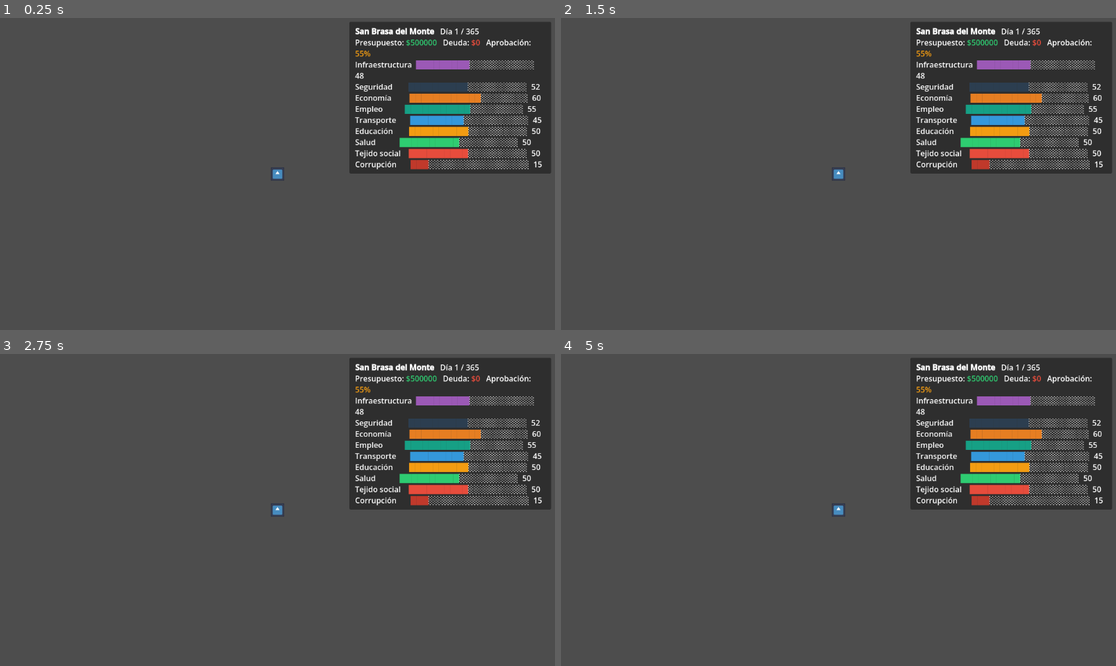
Above: before the commit, frames 1-4 (two rows, left to right).
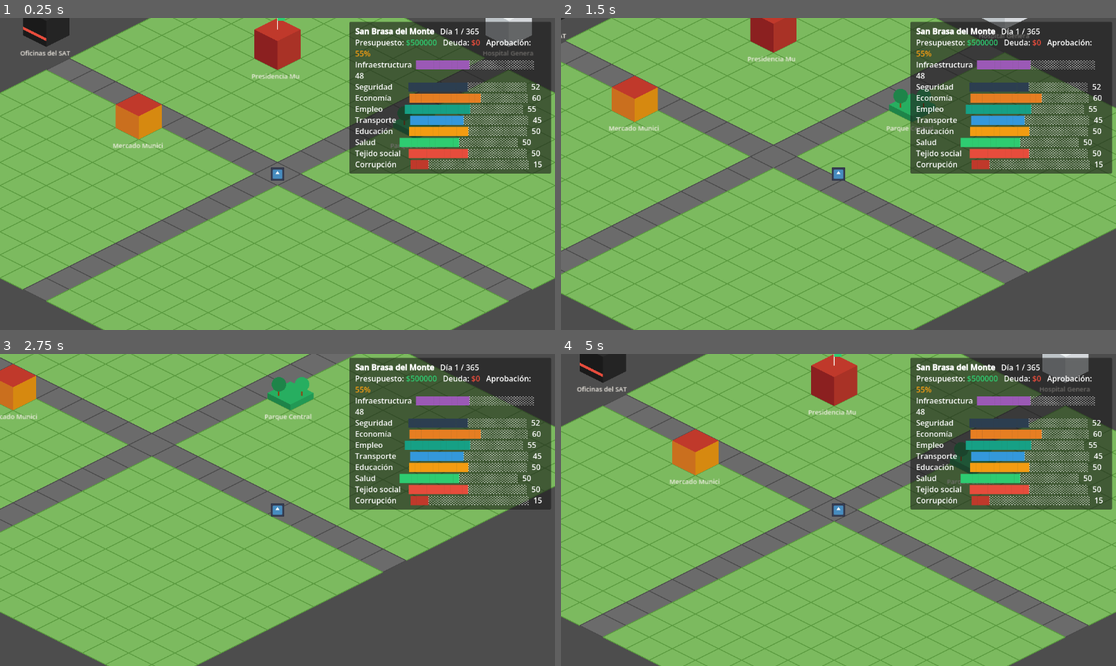
Above: after the commit, the same moments.

Repository: Edmex22/JUEGO-DEL-bajiO
Game: Godot game, scene res://main.tscn
The game is run twice, just before and just after one commit, with the same random seed, the same clock (stepped at 60 frames per second) and the same inputs. The engine's default icon, where the game draws it, is replaced by a stand-in: a white triangle on a blue panel in a dark square.
Inputs (mouse positions are in pixels of both pictures, inside the frame that each line leads up to):
- Up to frame 1 (0.25 s): no input
- Up to frame 2 (1.5 s): tap Enter at 0.5 s; move the mouse to (960, 158) at 0.52 s; hold D (move_right) 0.53-1.28 s; tap E (interact) at 0.6, 1.35 s; move the mouse to (727, 189) at 1.27 s; hold S (move_down) from 1.28 s (still down)
- Up to frame 3 (2.75 s): move the mouse to (333, 441) at 2.02 s; release S (move_down) at 2.03 s; hold D (move_right) from 2.03 s (still down); tap E (interact) at 2.1 s
- Up to frame 4 (5 s): move the mouse to (810, 572) at 2.77 s; release D (move_right) at 2.78 s; hold W (move_up) 2.78-3.53 s; tap E (interact) at 2.85, 3.6, 4.35 s; move the mouse to (1005, 556) at 3.52 s; hold A (move_left) from 3.53 s (still down); move the mouse to (672, 463) at 4.27 s

The runs differ from the first frame. In frame 1, 85% of the frame differs, in the area x 0-100%, y 0-100%; in frame 2, 83%; in frame 3, 72%; in frame 4, 85%.
Error before the commit: Parse Error: Invalid argument for "draw_colored_polygon()" function: argument 2 should be "Color" but is "PackedColorArray". (res://scripts/building_interactio…

Commit message:
fix: draw_colored_polygon recibe Color no PackedColorArray en Godot 4

Diff:
--- a/scripts/building_interaction.gd
+++ b/scripts/building_interaction.gd
@@ -231,12 +231,9 @@
 		Vector2(hw,  0),
 		Vector2(0,   hh),
 	])
-	var col_izq   := PackedColorArray([Color(c_izq),   Color(c_izq),   Color(c_izq),   Color(c_izq)])
-	var col_der   := PackedColorArray([Color(c_der),   Color(c_der),   Color(c_der),   Color(c_der)])
-	var col_techo := PackedColorArray([Color(c_techo), Color(c_techo), Color(c_techo), Color(c_techo)])
-	draw_colored_polygon(izq,   col_izq)
-	draw_colored_polygon(der,   col_der)
-	draw_colored_polygon(techo, col_techo)
+	draw_colored_polygon(izq,   Color(c_izq))
+	draw_colored_polygon(der,   Color(c_der))
+	draw_colored_polygon(techo, Color(c_techo))
 
 
 func _draw_iso_presidencia() -> void:
@@ -252,8 +249,7 @@
 	var toldo := PackedVector2Array([
 		Vector2(0, -32-16), Vector2(32, -32), Vector2(0, -32+16), Vector2(-32, -32)
 	])
-	var col_toldo := PackedColorArray([Color("#C0392B"), Color("#C0392B"), Color("#C0392B"), Color("#C0392B")])
-	draw_colored_polygon(toldo, col_toldo)
+	draw_colored_polygon(toldo, Color("#C0392B"))
 
 
 func _draw_iso_parque() -> void:
@@ -273,8 +269,7 @@
 	var franja := PackedVector2Array([
 		Vector2(-32, -12), Vector2(0, -12+16), Vector2(0, -8+16), Vector2(-32, -8)
 	])
-	var col_franja := PackedColorArray([Color("#E74C3C"), Color("#E74C3C"), Color("#E74C3C"), Color("#E74C3C")])
-	draw_colored_polygon(franja, col_franja)
+	draw_colored_polygon(franja, Color("#E74C3C"))
 	var font := ThemeDB.fallback_font
 	draw_string(font, Vector2(-14, -38), "SAT", HORIZONTAL_ALIGNMENT_LEFT, 36, 8, Color("#E74C3C"))
 
--- a/scripts/mapa.gd
+++ b/scripts/mapa.gd
@@ -36,7 +36,7 @@
 
 func _dibujar_tile(centro: Vector2, relleno: Color, borde: Color) -> void:
 	var verts := GridIso.vertices_rombo(centro)
-	draw_colored_polygon(verts, PackedColorArray([relleno, relleno, relleno, relleno]))
+	draw_colored_polygon(verts, relleno)
 	# Borde
 	draw_line(verts[0], verts[1], borde, 1.0)
 	draw_line(verts[1], verts[2], borde, 1.0)
